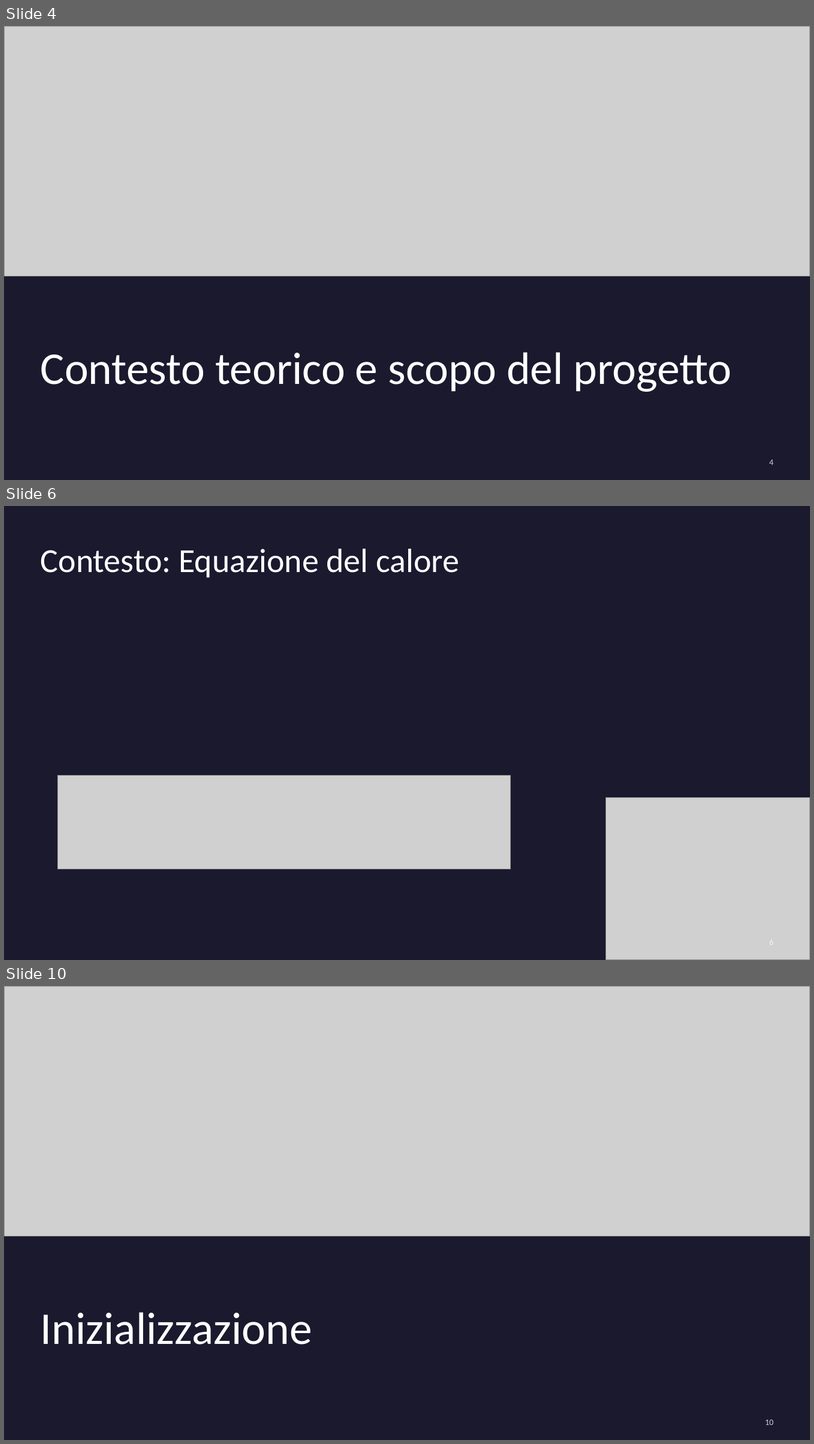
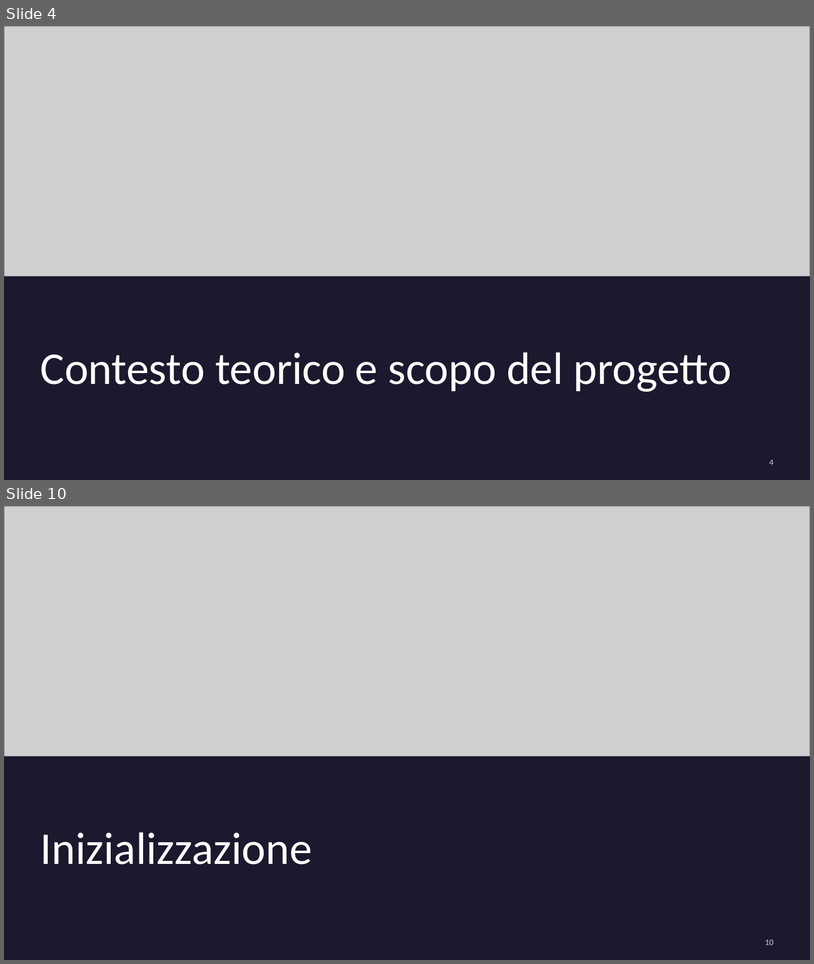
Before and after one commit to AlessandroPaduret/Numerical-Analysis, a slide deck: presentazione/Presentazione progetto Calcolo Numerico 2026.pptx. Shown one above the other, each under a label of ours: slides 4, 6 and 10 before the commit, slides 4 and 10 after it; the slides between them are not shown. The pictures are 814x1444 and 814x964 pixels, drawn with LibreOffice and Linux fonts; fonts in the diff are those of the drawing; grey boxes stand for pictures. Boxes give left, top, right and bottom in pixels: in the first picture for what was removed or moved away, otherwise in the second. Text is boxed around its words. In the diff, an @@ line names an element or a change of style, - is before the commit and + after.

```diff
--- a/presentazione/Presentazione progetto Calcolo Numerico 2026.pptx
+++ b/presentazione/Presentazione progetto Calcolo Numerico 2026.pptx
@@ slide 6 removed at bbox=[4, 506, 810, 960], background #1B192E @@
@@ title removed at bbox=[41, 549, 459, 577] @@
-Contesto: Equazione del calore
@@ picture removed at bbox=[58, 775, 511, 869] @@
@@ picture removed at bbox=[606, 797, 810, 960] @@
@@ page number removed at bbox=[770, 937, 774, 947] @@
-6
```
Also in this commit, not shown: 1 slide changed, 4 slides added, 3 other slides removed, 6 other files.
